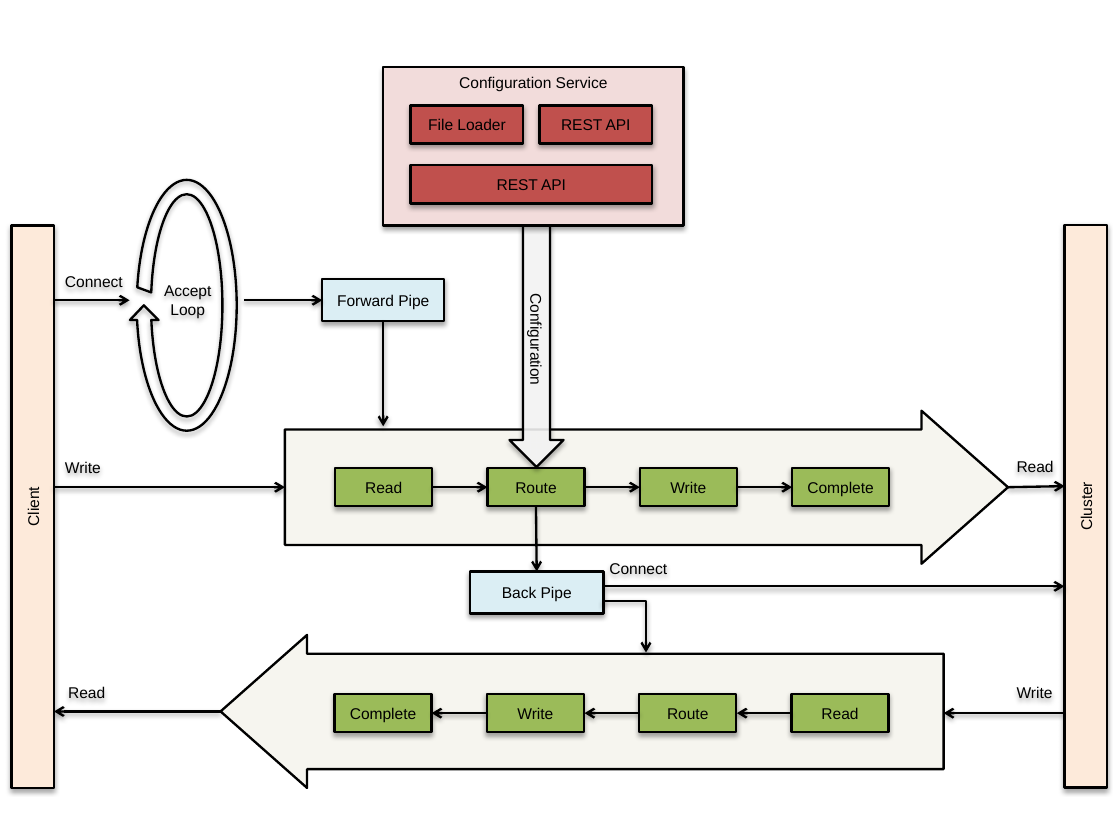
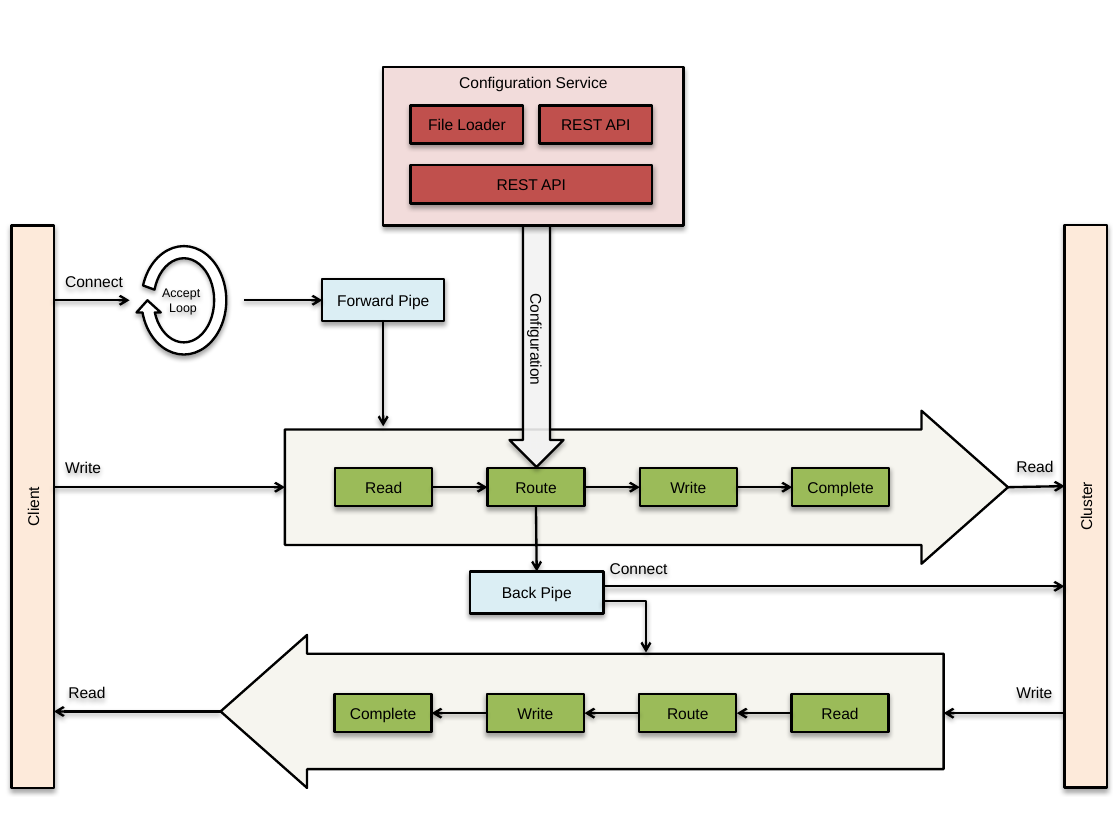
Before and after one commit to samirabloom/dynamic-software-update, a slide deck: slide 4 of report/overview_diagrams.pptx. Drawn at 1120x840 pixels with LibreOffice and Linux fonts; fonts in the diff are those of the drawing. Boxes give left, top, right and bottom in pixels: in the first picture for what was removed or moved away, otherwise in the second. Text is boxed around its words. In the diff, an @@ line names an element or a change of style, - is before the commit and + after.

```diff
--- a/report/overview_diagrams.pptx
+++ b/report/overview_diagrams.pptx
@@ circular arrow: place and size @@
-circular arrow at bbox=[130, 172, 244, 438]
+circular arrow at bbox=[136, 240, 233, 361]
@@ circular arrow at bbox=[136, 240, 233, 361]: fill none to #FFFFFF @@
@@ text at bbox=[162, 288, 200, 315]: text changed; size 10 to 8 pt @@
-Accept Loop
+Accept
+Loop
```
Also in this commit, not shown: 3 other slides changed, 1 slide added, 29 other files.
